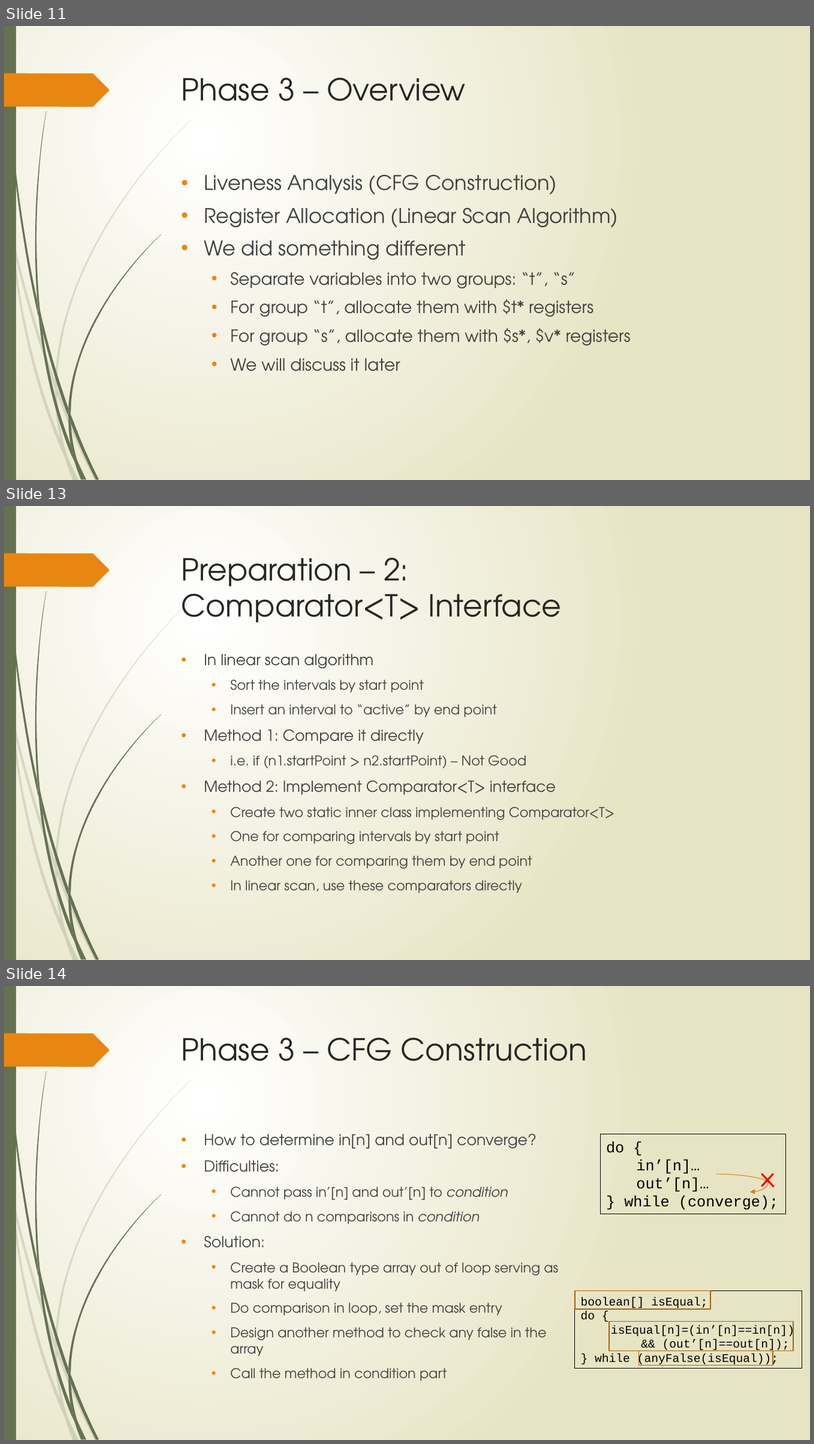
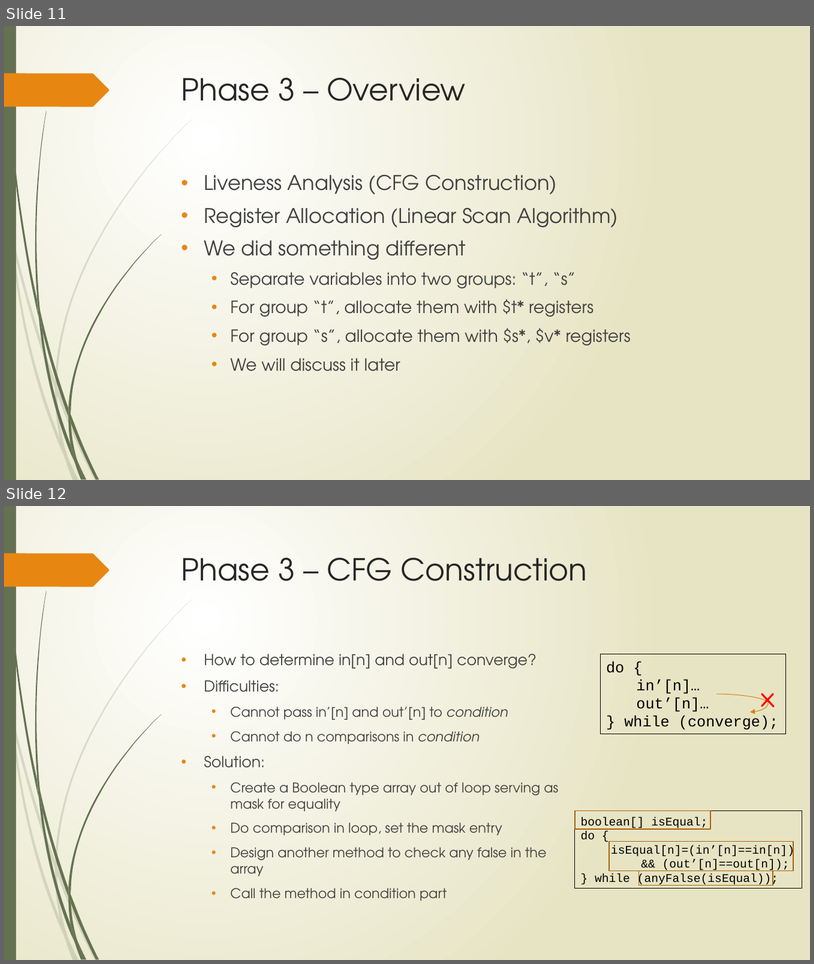
Before and after one commit to HyperMaximum/Compiler-Project, a slide deck: CS179E-final-pre-small.pptx. Shown one above the other, each under a label of ours: slides 11, 13 and 14 before the commit, slides 11 and 12 after it; the slides between them are not shown. The pictures are 814x1444 and 814x964 pixels, drawn with LibreOffice and Linux fonts; fonts in the diff are those of the drawing. Boxes give left, top, right and bottom in pixels: in the first picture for what was removed or moved away, otherwise in the second. Text is boxed around its words. In the diff, an @@ line names an element or a change of style, - is before the commit and + after.

```diff
--- a/CS179E-final-pre-small.pptx
+++ b/CS179E-final-pre-small.pptx
@@ slide 13 removed at (4,506,810,960), background gradient #FFFFFF to #E8E6C4; not listed: 24 template elements that a slide beside it also shows @@
@@ title removed at (182,558,562,622) @@
-Preparation – 2:
-Comparator<T> Interface
@@ text removed at (204,654,615,893) @@
-• In linear scan algorithm
-  • Sort the intervals by start point
-  • Insert an interval to “active” by end point
-• Method 1: Compare it directly
-  • i.e. if (n1.startPoint > n2.startPoint) – Not Good
-• Method 2: Implement Comparator<T> interface
-  • Create two static inner class implementing Comparator<T>
-  • One for comparing intervals by start point
-  • Another one for comparing them by end point
-  • In linear scan, use these comparators directly
@@ what was slide 14 is now slide 12 @@
```
Also in this commit, not shown: 2 slides changed, 2 other slides removed.
